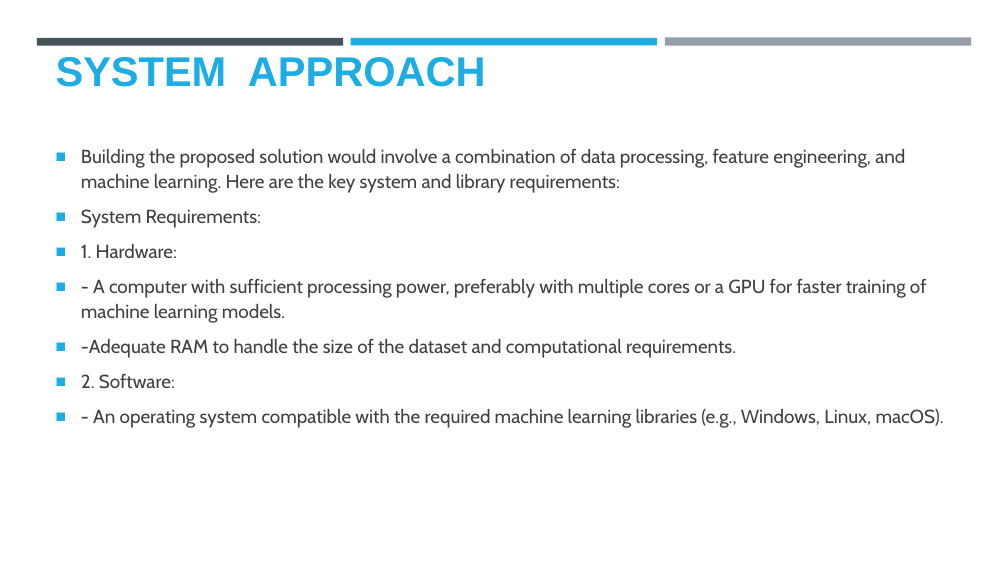
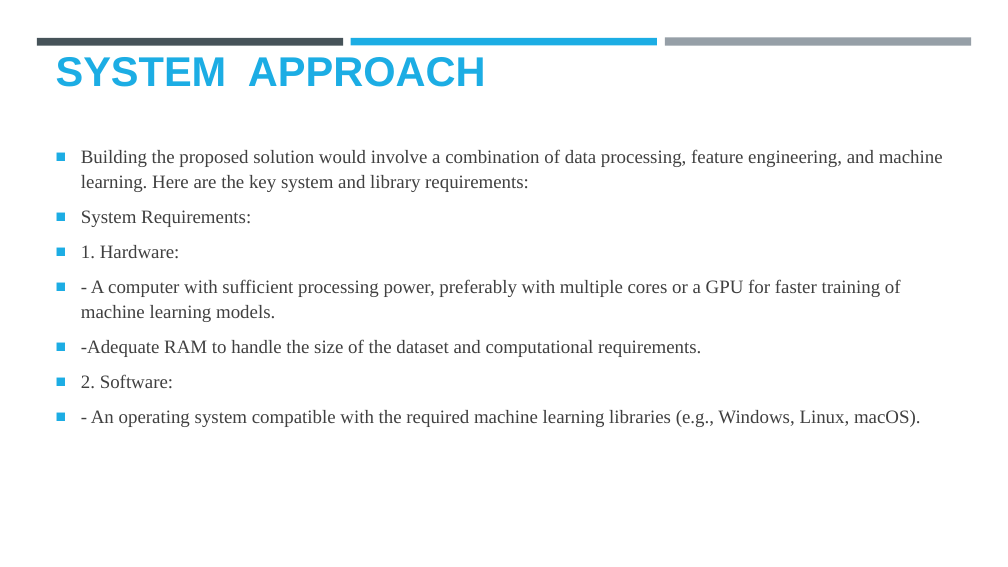
Before and after one commit to Hariharan4006/DATA-SCIENCE, a slide deck: slide 5 of HARIHARAN K.pptx. Drawn at 1008x567 pixels with LibreOffice and Linux fonts; fonts in the diff are those of the drawing; background and template pictures are left out. Boxes give left, top, right and bottom in pixels: in the first picture for what was removed or moved away, otherwise in the second. Text is boxed around its words. In the diff, an @@ line names an element or a change of style, - is before the commit and + after.

```diff
--- a/HARIHARAN K.pptx
+++ b/HARIHARAN K.pptx
@@ text "Building the proposed solution would ..." at [81, 149, 943, 427]: font Cabin to Times New Roman @@
```
Also in this commit, not shown: 6 other slides changed.
